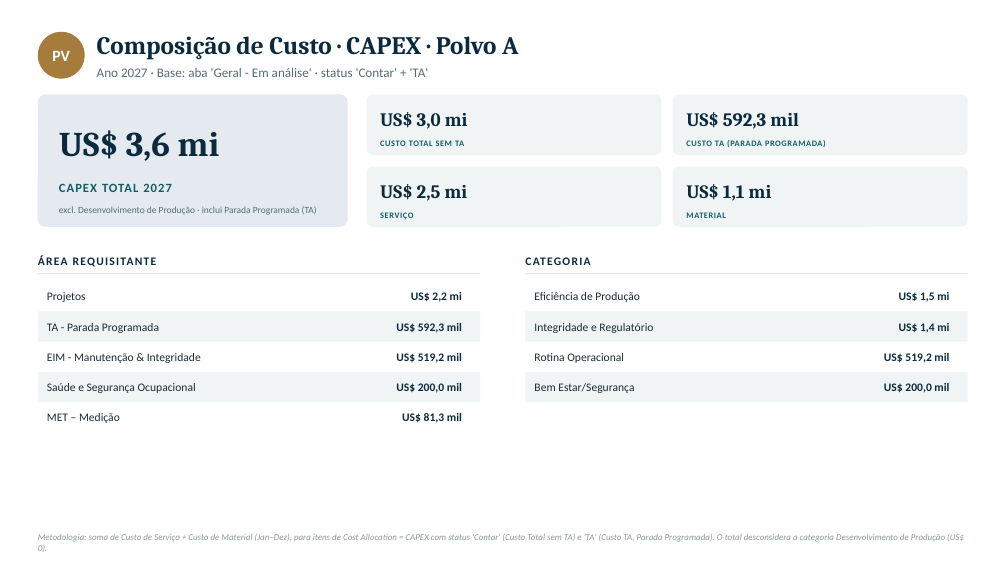
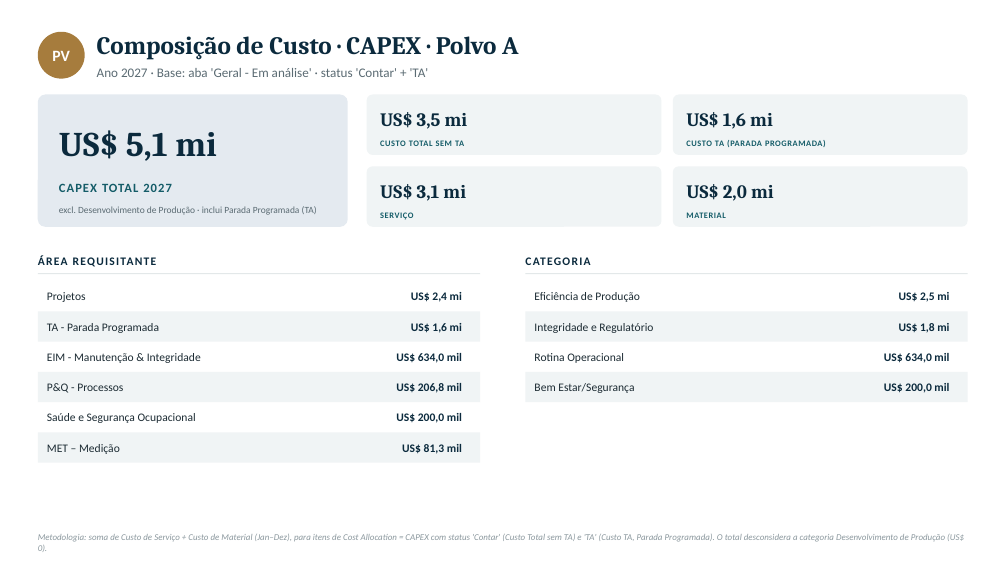
Before and after one commit to LucasRibaas/Planejamento, a slide deck: slide 7 of PRIO_Plano_Trabalho_CAPEX_2027_ClusterSul.pptx. Drawn at 1008x567 pixels with LibreOffice and Linux fonts; fonts in the diff are those of the drawing. Boxes give left, top, right and bottom in pixels: in the first picture for what was removed or moved away, otherwise in the second. Text is boxed around its words. In the diff, an @@ line names an element or a change of style, - is before the commit and + after.

```diff
--- a/PRIO_Plano_Trabalho_CAPEX_2027_ClusterSul.pptx
+++ b/PRIO_Plano_Trabalho_CAPEX_2027_ClusterSul.pptx
@@ text at (380,112,468,129): text changed @@
-US$ 3,0 mi
+US$ 3,5 mi
@@ text at (686,112,773,129): text changed @@
-US$ 1,1 mi
+US$ 1,6 mi
@@ text removed at (686,112,799,129) @@
-US$ 592,3 mil
@@ text at (59,130,217,161): text changed @@
-US$ 3,6 mi
+US$ 5,1 mi
@@ text at (380,184,466,201): text changed @@
-US$ 2,5 mi
+US$ 3,1 mi
@@ text added at (686,184,774,201), 18 pt, text #0B2A3D, bold @@
+US$ 2,0 mi
@@ text at (411,292,462,302): text changed @@
-US$ 2,2 mi
+US$ 2,4 mi
@@ text added at (411,323,462,333), 11 pt, text #0B2A3D, bold @@
+US$ 1,6 mi
@@ text at (899,323,949,333): text changed @@
-US$ 1,4 mi
+US$ 1,8 mi
@@ text at (396,353,462,363): text changed @@
-US$ 519,2 mil
+US$ 634,0 mil
@@ text at (884,353,949,363): text changed @@
-US$ 519,2 mil
+US$ 634,0 mil
@@ text added at (47,383,123,393), 11 pt, text #1C2B33 @@
+P&Q - Processos
@@ text at (396,383,462,393): text changed @@
-US$ 592,3 mil
+US$ 206,8 mil
@@ 4 texts: place and size @@
-4 texts at (47,383,462,423)
+4 texts at (47,413,462,454)
@@ rectangle added at (38,433,480,463), fill #F0F4F5 @@
```
Also in this commit, not shown: 4 other slides changed, 1 other file.
